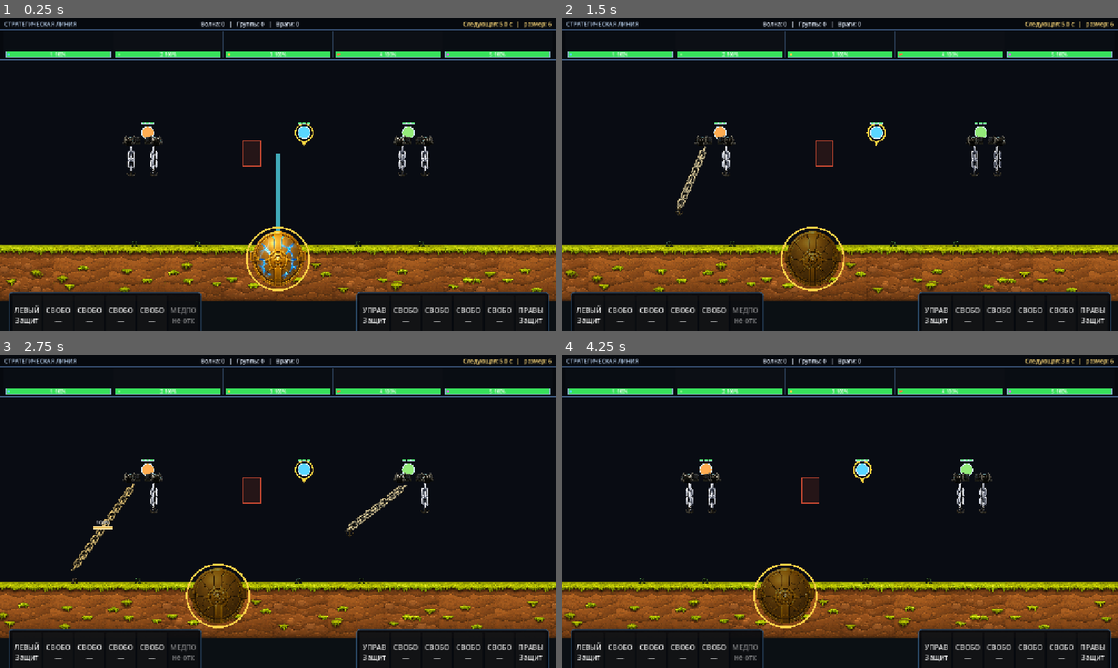
Above: before the commit, frames 1-4 (two rows, left to right).
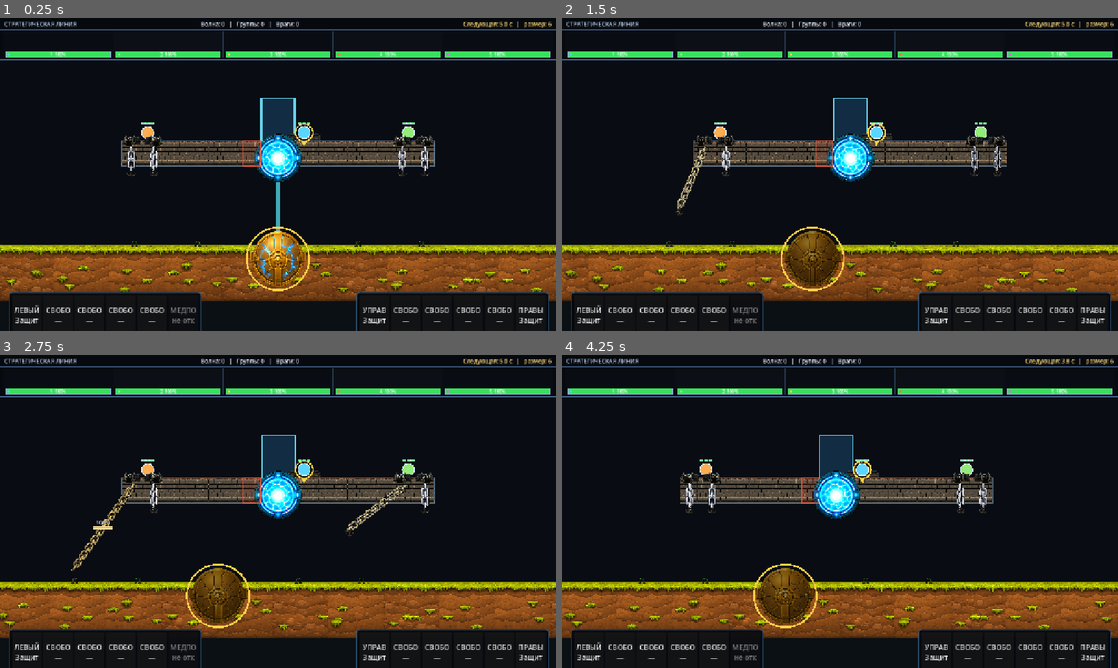
Above: after the commit, the same moments.

Repository: bageus/GloryProtect
Game: Godot game, scene res://scenes/game/game_root_with_flyers.tscn
Two runs of this game, one before a commit and one after it. Both use one fixed random seed, a clock stepped at 60 frames per second and the inputs below.
Inputs (mouse positions are in pixels of both pictures, inside the frame that each line leads up to):
- Up to frame 1 (0.25 s): no input
- Up to frame 2 (1.5 s): tap Enter (ui_accept) at 0.5, 0.77 s; move the mouse to (962, 158) at 0.52 s; hold Right (ui_right) 0.53-1.25 s; tap 1 at 0.6 s; click (962, 158) at 0.67 s; drag from (728, 190) to (812, 237) at 1.27 s
- Up to frame 3 (2.75 s): move the mouse to (333, 442) at 2.02 s; hold Right (ui_right) from 2.03 s (still down); tap 3 at 2.1 s
- Up to frame 4 (4.25 s): release Right (ui_right) at 2.75 s; drag from (812, 574) to (673, 464) at 2.77 s; move the mouse to (1006, 558) at 3.52 s; hold Left (ui_left) from 3.53 s (still down); tap R at 3.6 s; tap Enter (ui_accept) at 3.77 s

The runs differ from the first frame. In frame 1, 4.7% of the frame differs, in the area x 21-79%, y 25-53%; in frame 2, 4.7%; in frame 3, 4.6%; in frame 4, 4.7%.
Error before the commit: Parse Error: Preload file "res://visual/objects/portal/asset_object_portal.png" does not exist. (res://scripts/platform/platform_visual_controller.gd:7)

Commit message:
fix(visual): tolerate missing portal textures

Diff:
--- a/scripts/platform/platform_visual_controller.gd
+++ b/scripts/platform/platform_visual_controller.gd
@@ -3,15 +3,9 @@
 
 signal spawn_sequence_finished(defender_id: int)
 
-const PORTAL_TEXTURE: Texture2D = preload(
-	"res://visual/objects/portal/asset_object_portal.png"
-)
-const PORTAL_SPAWN1_TEXTURE: Texture2D = preload(
-	"res://visual/objects/portal/overlay_object_portal_spawn1.png"
-)
-const PORTAL_SPAWN2_TEXTURE: Texture2D = preload(
-	"res://visual/objects/portal/overlay_object_portal_spawn2.png"
-)
+const PORTAL_TEXTURE_PATH := "res://visual/objects/portal/asset_object_portal.png"
+const PORTAL_SPAWN1_TEXTURE_PATH := "res://visual/objects/portal/overlay_object_portal_spawn1.png"
+const PORTAL_SPAWN2_TEXTURE_PATH := "res://visual/objects/portal/overlay_object_portal_spawn2.png"
 const DRIVER_TOGGLE_TEXTURE: Texture2D = preload(
 	"res://visual/objects/asset_object_toggle.png"
 )
@@ -61,6 +55,9 @@
 
 var _game_flow: GameFlowController
 var _surface_visual := PlatformSurfaceVisual.new()
+var _portal_texture: Texture2D
+var _portal_spawn1_texture: Texture2D
+var _portal_spawn2_texture: Texture2D
 var _portal_source_rect: Rect2
 var _portal_spawn1_source_rect: Rect2
 var _portal_spawn2_source_rect: Rect2
@@ -80,17 +77,20 @@
 		platform_core_frame_count,
 		alpha_crop_threshold
 	)
-	_portal_source_rect = TextureRegionLayout.get_alpha_bounds(
-		PORTAL_TEXTURE,
-		alpha_crop_threshold
-	)
-	_portal_spawn1_source_rect = TextureRegionLayout.get_alpha_bounds(
-		PORTAL_SPAWN1_TEXTURE,
-		alpha_crop_threshold
-	)
-	_portal_spawn2_source_rect = TextureRegionLayout.get_alpha_bounds(
-		PORTAL_SPAWN2_TEXTURE,
-		alpha_crop_threshold
+	_portal_texture = _load_optional_texture(PORTAL_TEXTURE_PATH)
+	_portal_spawn1_texture = _load_optional_texture(PORTAL_SPAWN1_TEXTURE_PATH)
+	_portal_spawn2_texture = _load_optional_texture(PORTAL_SPAWN2_TEXTURE_PATH)
+	_portal_source_rect = _get_texture_bounds_or_fallback(
+		_portal_texture,
+		Vector2(320.0, 420.0)
+	)
+	_portal_spawn1_source_rect = _get_texture_bounds_or_fallback(
+		_portal_spawn1_texture,
+		Vector2(320.0, 420.0)
+	)
+	_portal_spawn2_source_rect = _get_texture_bounds_or_fallback(
+		_portal_spawn2_texture,
+		Vector2(320.0, 420.0)
 	)
 	_driver_toggle_source_rect = TextureRegionLayout.get_alpha_bounds(
 		DRIVER_TOGGLE_TEXTURE,
@@ -182,11 +182,14 @@
 	)
 	var center := portal_bottom - Vector2(0.0, portal_size.y * 0.5)
 	var portal_rect := Rect2(center - portal_size * 0.5, portal_size)
-	draw_texture_rect_region(
-		PORTAL_TEXTURE,
-		portal_rect,
-		_portal_source_rect
-	)
+	if _portal_texture != null:
+		draw_texture_rect_region(
+			_portal_texture,
+			portal_rect,
+			_portal_source_rect
+		)
+	else:
+		_draw_portal_fallback(portal_rect)
 
 	if _portal_state == PortalState.IDLE:
 		return
@@ -197,7 +200,7 @@
 			1.0
 		)
 		_draw_portal_overlay(
-			PORTAL_SPAWN1_TEXTURE,
+			_portal_spawn1_texture,
 			_portal_spawn1_source_rect,
 			center,
 			Color(1.0, 1.0, 1.0, sin(progress * PI))
@@ -224,7 +227,7 @@
 			1.0
 		)
 		_draw_portal_overlay(
-			PORTAL_SPAWN2_TEXTURE,
+			_portal_spawn2_texture,
 			_portal_spawn2_source_rect,
 			center,
 			Color(1.0, 1.0, 1.0, sin(finish_progress * PI))
@@ -237,6 +240,8 @@
 	center: Vector2,
 	modulate: Color
 ) -> void:
+	if texture == null:
+		return
 	var overlay_size: Vector2 = source_rect.size * object_asset_scale
 	var rect := Rect2(
 		center + portal_overlay_offset - overlay_size * 0.5,
@@ -380,5 +385,27 @@
 	return colors[maxi(0, defender_id) % colors.size()]
 
 
+func _load_optional_texture(resource_path: String) -> Texture2D:
+	if not ResourceLoader.exists(resource_path):
+		return null
+	return load(resource_path) as Texture2D
+
+
+func _get_texture_bounds_or_fallback(
+	texture: Texture2D,
+	fallback_size: Vector2
+) -> Rect2:
+	if texture == null:
+		return Rect2(Vector2.ZERO, fallback_size)
+	return TextureRegionLayout.get_alpha_bounds(texture, alpha_crop_threshold)
+
+
+func _draw_portal_fallback(portal_rect: Rect2) -> void:
+	var fill := Color(0.18, 0.62, 0.92, 0.22)
+	var outline := Color(0.45, 0.9, 1.0, 0.9)
+	draw_rect(portal_rect, fill, true)
+	draw_rect(portal_rect, outline, false, 3.0)
+
+
 func _on_visual_state_changed(_is_available: bool) -> void:
 	queue_redraw()
Not shown, removed: .github/workflows/apply-portal-fallback.yml
